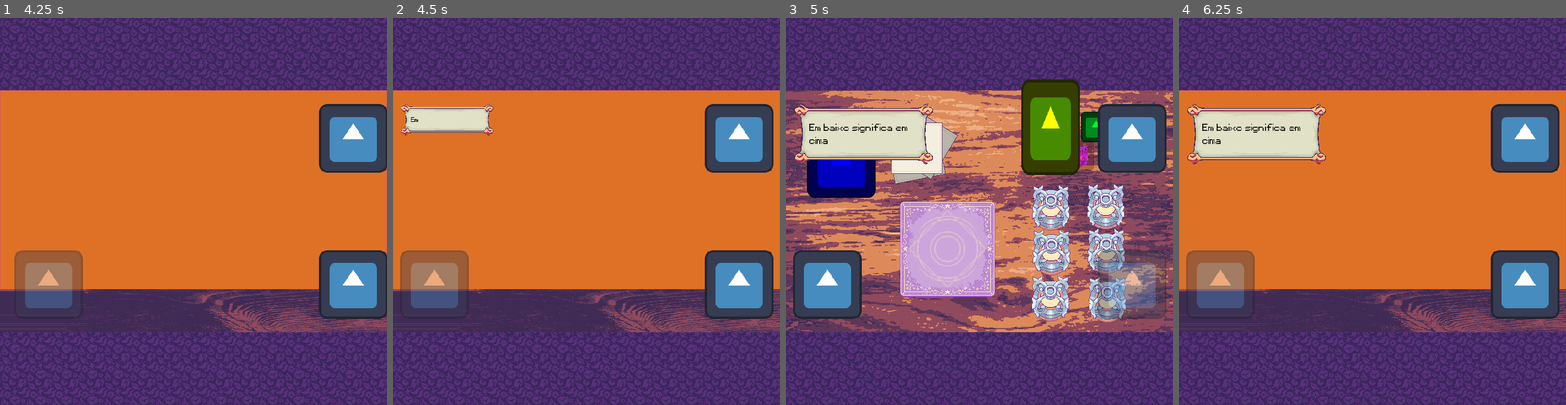
Above: before the commit, frames 1-4 (left to right).
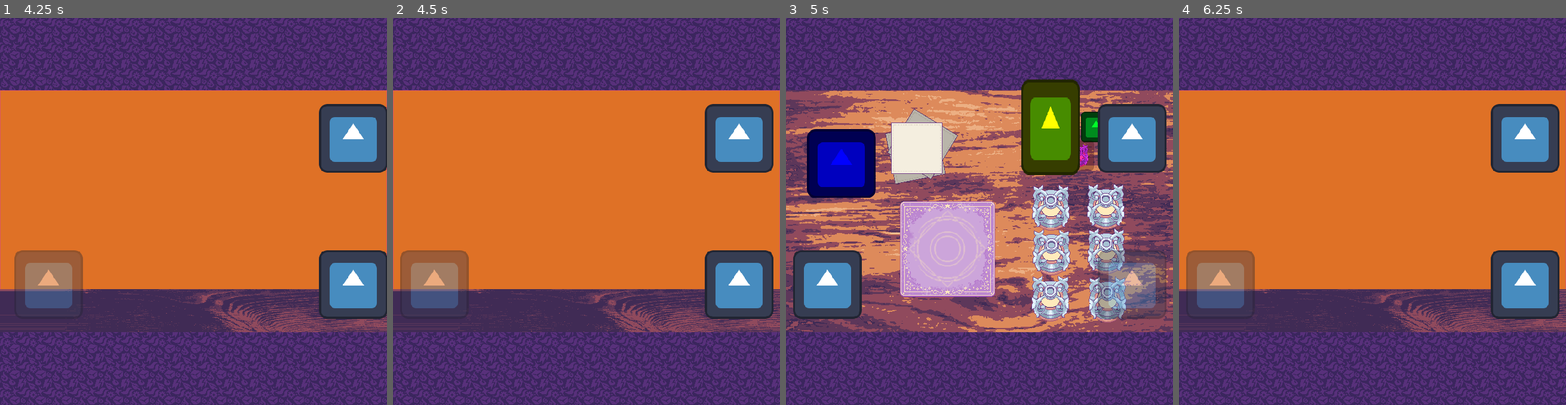
Above: after the commit, the same moments.

Repository: luankaike-code/felpo-jam-2026
Game: Godot game, scene res://scenes/screens/root_game.tscn
Two runs of this game, one before a commit and one after it. Both use one fixed random seed, a clock stepped at 60 frames per second and the inputs below. The engine's default icon, where the game draws it, is replaced by a stand-in: a white triangle on a blue panel in a dark square.
Inputs (mouse positions are in pixels of both pictures, inside the frame that each line leads up to):
- Up to frame 1 (4.25 s): tap Enter (ui_accept) at 0.5, 0.77, 2.75, 3.5 s; move the mouse to (278, 192) at 0.52 s; hold Up (ui_up) 0.53-1.25 s; click (278, 192) at 0.67 s; click (61, 184) at 1.27 s; drag from (42, 285) to (174, 288) at 2.02 s; move the mouse to (344, 285) at 2.77 s; hold Up (ui_up) 2.78-3.5 s; click (344, 285) at 2.92 s; drag from (50, 257) to (263, 126) at 3.52 s
- Up to frame 2 (4.5 s): move the mouse to (702, 269) at 4.27 s; hold Down (ui_down) from 4.28 s (still down)
- Up to frame 3 (5 s): keep holding Down (ui_down); tap Enter (ui_accept) at 4.52 s
- Up to frame 4 (6.25 s): release Down (ui_down) at 5 s; drag from (1473, 157) to (1500, 254) at 5.02 s; tap Enter (ui_accept) at 5.75 s; move the mouse to (1446, 254) at 5.77 s; hold Down (ui_down) from 5.78 s (still down); click (1446, 254) at 5.92 s

Frame 1 is identical in both runs. In frame 2, 1.5% of the frame differs, in the area x 2-26%, y 22-31%; in frame 3, 3.9%; in frame 4, 4.5%, in the area x 2-38%, y 22-38%.

Commit message:
Fix warlord sprite and add priest character

Diff:
--- /dev/null
+++ b/felpojam-2026-game-code/scenes/entitys/character_sprite/priest.tscn
@@ -0,0 +1,13 @@
+[gd_scene format=3 uid="uid://dhgs2mfk1neht"]
+
+[ext_resource type="PackedScene" uid="uid://cs578fyagrqb0" path="res://scenes/entitys/character_sprite/character_sprite.tscn" id="1_ifecw"]
+[ext_resource type="Texture2D" uid="uid://jdx5cubp7p6y" path="res://assets/images/characters/priest.png" id="2_mqfjh"]
+
+[node name="Priest" unique_id=1678707481 instance=ExtResource("1_ifecw")]
+
+[node name="BubblePos" parent="." index="0" unique_id=2144655565]
+position = Vector2(49, -274)
+
+[node name="Sprite2D" type="Sprite2D" parent="." index="1" unique_id=551184845]
+position = Vector2(0, -146)
+texture = ExtResource("2_mqfjh")
--- a/felpojam-2026-game-code/scripts/data/character_data.gd
+++ b/felpojam-2026-game-code/scripts/data/character_data.gd
@@ -3,11 +3,13 @@
 enum names {
 	concubine,
 	king,
-	warlord
+	warlord,
+	priest
 }
 
 static var packeds: Dictionary[names, PackedScene] = {
 	names.concubine: preload("res://scenes/entitys/character_sprite/concubine.tscn"),
 	names.king: preload("res://scenes/entitys/character_sprite/king.tscn"),
-	names.warlord: preload("res://scenes/entitys/character_sprite/warlord.tscn")
+	names.warlord: preload("res://scenes/entitys/character_sprite/warlord.tscn"),
+	names.priest: preload("res://scenes/entitys/character_sprite/priest.tscn")
 }
--- a/felpojam-2026-game-code/scripts/data/client_data/client_data.gd
+++ b/felpojam-2026-game-code/scripts/data/client_data/client_data.gd
@@ -4,11 +4,13 @@
 	warlord,
 	concubine,
 	king,
+	priest
 }
 
 static var order: Array[names] = [
+	names.priest,
+	names.warlord,
 	names.concubine,
-	names.warlord,
 	names.king,
 ]
 
@@ -30,7 +32,13 @@
 		SpeechsData.names.warlord,
 		SpeechsData.names.warlord,
 		OrdersData.names.infernal_fire
-	)
+	),
+	names.priest: ClientObj.new(
+		CharacterData.names.priest,
+		SpeechsData.names.priest,
+		SpeechsData.names.priest,
+		OrdersData.names.infernal_fire
+	),
 }
 
 static var client_result: Dictionary[names, ClientResultPossibility] = {
@@ -75,5 +83,19 @@
 			SpeechsData.names.warlord_result_negative,
 			ClientResultMensageMoney.new(-50.0)
 		)
-	)
+	),
+	names.priest: ClientResultPossibility.new(
+		ClientResult.new(
+			SpeechsData.names.priest_result_positive,
+			ClientResultMensageMoney.new(50.0)
+		),
+		ClientResult.new(
+			SpeechsData.names.priest_result_ok,
+			ClientResultMensageMoney.new(25.0)
+		),
+		ClientResult.new(
+			SpeechsData.names.priest_result_negative,
+			ClientResultMensageMoney.new(-50.0)
+		)
+	),
 }
--- /dev/null
+++ b/felpojam-2026-game-code/scripts/data/dick_data.gd
@@ -0,0 +1,8 @@
+class_name DickData extends Resource
+
+static var dicks: Dictionary[SpeechsData.names, String] = {
+	SpeechsData.names.concubine: "Quero aumentar a minha fertilidade",
+	SpeechsData.names.king: "Quero quebrar minha maldição",
+	SpeechsData.names.warlord: "Quero algo ai que esqueci",
+	SpeechsData.names.priest: "Dinheiro eu querer"
+}
--- a/felpojam-2026-game-code/scripts/data/speechs_data.gd
+++ b/felpojam-2026-game-code/scripts/data/speechs_data.gd
@@ -16,6 +16,11 @@
 	warlord_result_positive,
 	warlord_result_ok,
 	warlord_result_negative,
+
+	priest,
+	priest_result_positive,
+	priest_result_ok,
+	priest_result_negative,
 }
 
 static var speechs: Dictionary[names, Array] = {
@@ -26,7 +31,7 @@
 		"Gostaria de aumentar a minha fertilidade",
 	],
 	names.get_order_concubine: [
-		"vim ver o macaco"
+		"vim ver o macaco",
 	],
 	names.concubine_result_positive: [
 		"Esse pergaminho foi muito util !!! amei !!!",
@@ -68,4 +73,18 @@
 		"Esse pergaminho é um lixo",
 		"Seu bosta",
 	],
+
+	names.priest: [
+		"Sou o padre ********",
+	],
+	names.priest_result_positive: [
+		"Esse pergaminho foi muito bom",
+	],
+	names.priest_result_ok: [
+		"Esse pergaminho foi ok",
+	],
+	names.priest_result_negative: [
+		"Esse pergaminho é um lixo",
+		"Seu bosta",
+	],
 }
--- a/felpojam-2026-game-code/scripts/locals/client_local.gd
+++ b/felpojam-2026-game-code/scripts/locals/client_local.gd
@@ -9,6 +9,11 @@
 var character_sprite: CharacterSprite
 
 var current_order: OrderObj
+
+@warning_ignore("unused_signal")
+signal add_dick(dick_text: String)
+@warning_ignore("unused_signal")
+signal remove_dick()
 
 @warning_ignore("unused_signal")
 signal client_wait_order
--- a/felpojam-2026-game-code/scripts/screens/game.gd
+++ b/felpojam-2026-game-code/scripts/screens/game.gd
@@ -22,6 +22,8 @@
 
 	client_local.client_wait_order.connect(func(): freeze_all_craft_items(true))
 	client_local.exit_client.connect(func(): freeze_all_craft_items(false))
+	client_local.add_dick.connect(game_hud.add_dick)
+	client_local.exit_client.connect(game_hud.remove_current_dick)
 
 	game_hud.arrow_pressed.connect(_on_arrow_pressed)
 
@@ -59,7 +61,3 @@
 	elif Input.is_action_just_pressed("ui_accept") and !has_pop_up():
 		current_local += 1
 		camera.to(locals[current_local])
-	elif Input.is_action_just_pressed("ui_down"):
-		game_hud.add_dick("Em baixo significa em cima")
-	elif Input.is_action_just_pressed("ui_up"):
-		game_hud.remove_current_dick()
--- a/felpojam-2026-game-code/scripts/states/client_local/craft_time.gd
+++ b/felpojam-2026-game-code/scripts/states/client_local/craft_time.gd
@@ -5,6 +5,10 @@
 func enter(host_) -> void:
 	host = host_
 	host.exit_character()
+
+	var dick_text = DickData.dicks[host.current_client_data.order_speech]
+	host.add_dick.emit(dick_text)
+
 	get_tree().create_timer(20).timeout.connect(to_client_wait_order)
 
 func to_client_wait_order() -> void:
Binary file changed: felpojam-2026-game-code/assets/images/characters/concubine.png
Binary file added: felpojam-2026-game-code/assets/images/characters/priest.png
Not shown, added: felpojam-2026-game-code/assets/images/characters/priest.png.import
Binary file changed: felpojam-2026-game-code/assets/images/characters/warlord arm.png
Binary file changed: felpojam-2026-game-code/assets/images/characters/warlord body.png
Not shown, added: felpojam-2026-game-code/scripts/data/dick_data.gd.uid
